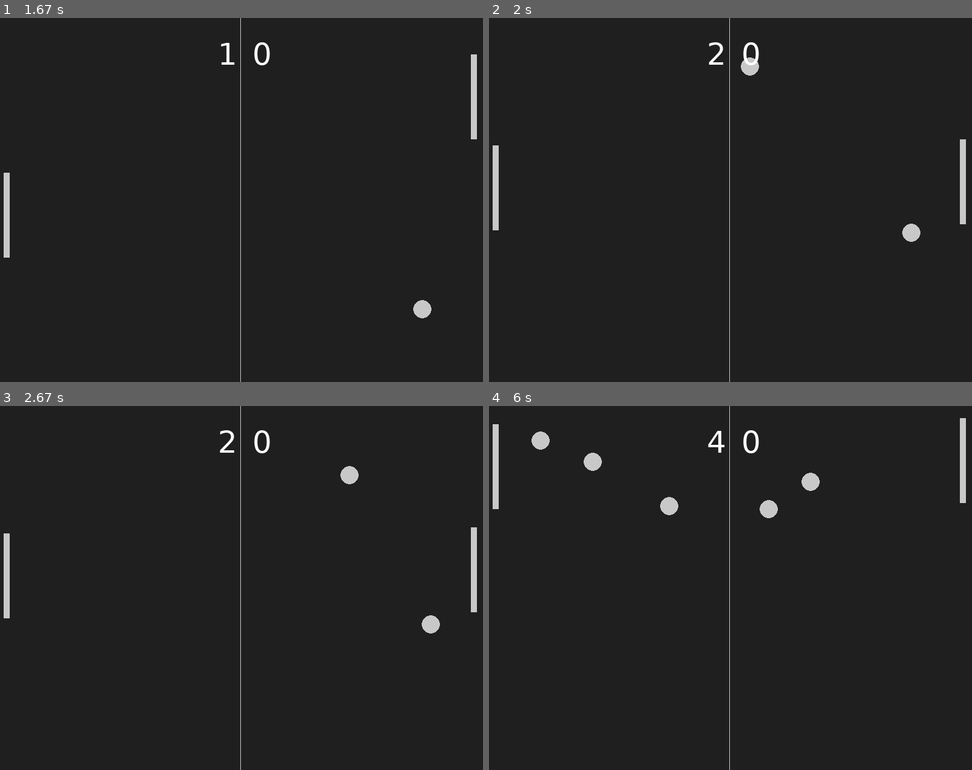
Above: before the commit, frames 1-4 (two rows, left to right).
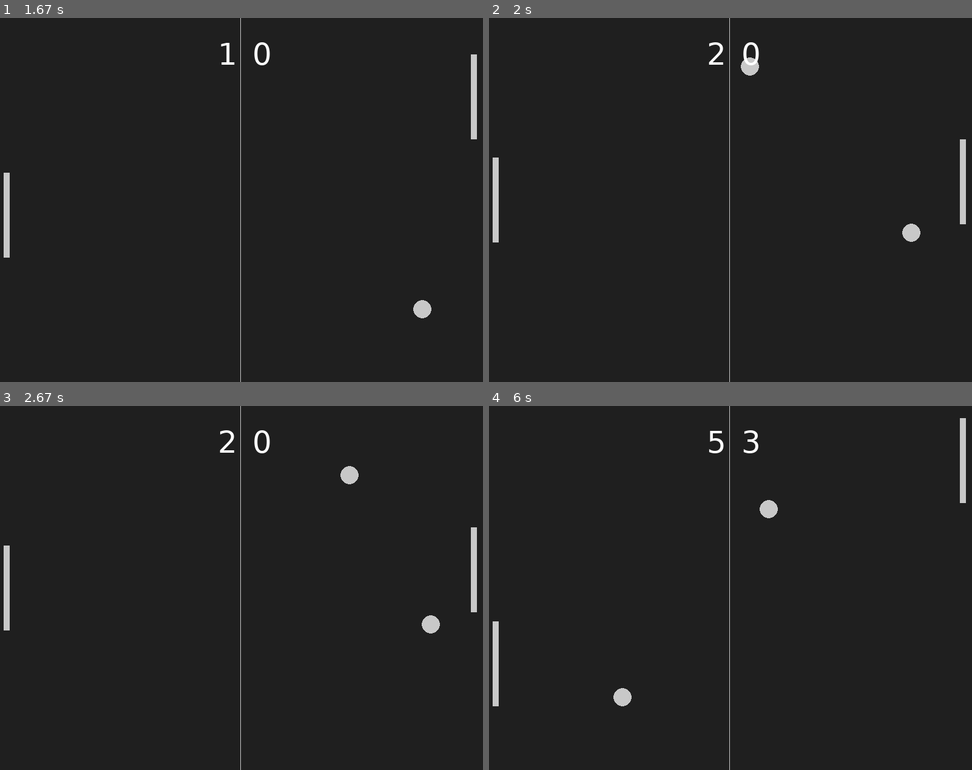
Above: after the commit, the same moments.

Repository: tagmeh/pygame_practice_pong
Game: pygame game, started from pygame_practice_pong/main.py
Same seed, same stepped clock (60 frames per second), same inputs: the game is played once before the commit and once after it.
Inputs:
- Up to frame 1 (1.67 s): hold Up 0.33-0.8 s; hold Down 0.83-1.13 s; hold Up 1.17-1.53 s; hold Down from 1.57 s (still down)
- Up to frame 2 (2 s): tap A at 1.72 s; release Down at 1.93 s; hold Up from 1.97 s (still down)
- Up to frame 3 (2.67 s): release Up at 2.27 s; hold Down 2.3-2.6 s; hold Up from 2.63 s (still down)
- Up to frame 4 (6 s): tap A at 2.78, 3.92, 5.05 s; release Up at 3 s; hold Down 3.03-3.4 s; hold Up 3.43-3.73 s; hold Down 3.77-4.07 s; hold Up 4.1-4.47 s; hold Down 4.5-4.87 s; hold Up 4.9-5.2 s; hold Down 5.23-5.53 s; hold Up 5.57-5.93 s; hold Down from 5.97 s (still down)

Frame 1 is identical in both runs. In frame 2, less than 0.1% of the frame differs, in the area x 0-3%, y 35-62%; in frame 3, less than 0.1%; in frame 4, 1.5%, in the area x 0-69%, y 5-83%.

Commit message:
0.1.6 - Fixed issue with Npc paddle speed scaling with wrong score. Also fixed issue about scaling speed, was exponential, now is linear.

Diff:
--- a/pygame_practice_pong/__init__.py
+++ b/pygame_practice_pong/__init__.py
@@ -1 +1 @@
-__version__ = "0.1.5"
+__version__ = "0.1.6"
--- a/pygame_practice_pong/lib/game_objects/ball.py
+++ b/pygame_practice_pong/lib/game_objects/ball.py
@@ -56,6 +56,7 @@
             else:
                 self.remove = True
             player.update_score()
+            opponent.update_speed(player=player)
 
         if self.right >= screen_width:
             if self.original:
@@ -64,6 +65,7 @@
             else:
                 self.remove = True
             opponent.update_score()
+
 
     def reset_position(self, screen_height: int) -> None:
         # 1, and screen_height - 1, are to keep the ball from bouncing between the walls and the outside boundary.
--- a/pygame_practice_pong/lib/game_objects/npc.py
+++ b/pygame_practice_pong/lib/game_objects/npc.py
@@ -2,7 +2,8 @@
 from typing import TYPE_CHECKING, List
 
 if TYPE_CHECKING:  # Prevent circular import errors
-    from pygame_practice_pong.lib.game_objects import Ball
+    from pygame_practice_pong.lib.game_objects.ball import Ball
+    from pygame_practice_pong.lib.game_objects.pc import Pc
 
 
 # Some differences between Npc and Pc, might pull out the similarities in a base_object,
@@ -25,18 +26,24 @@
         if self.bottom >= screen_height:
             self.bottom = screen_height
 
-    def _update_speed(self) -> None:
+    def update_speed(self, player: "Pc") -> None:
+        """
+        Updates the paddle speed by 1% of its current speed, per player score,
+        up to a pre-determined multiple of the self.starting_speed
+        May add options to switch between linear and exponential growth.
+        """
         # Allow the Npc paddle's speed to increase to a multiple of it's starting speed.
         if self.speed <= self.starting_speed * self.max_speed_multiplier:
-            self.speed *= 1 + int(self.score) / 100  # Exponentially increase speed, to a point.
-            # For linear speed growth: self.speed = self.starting_speed * (1 + int(self.score) / 100)
+            # self.speed *= 1 + int(player.score) / 100  # Exponentially increase speed, to a point.
+            # self.speed += self.starting_speed * (int(self.score) / 100)  # linear speed growth
+            self.speed += self.speed / 100
+        print(f"{self.speed=}")
 
     def ball_tracking(self, ball_list: List["Ball"], screen_width: int) -> None:
         """
         Tracks the nearest ball to the paddle.
         Has a "fog of war" handicap, where it can only respond to a ball's position, if it's left of the center line.
         """
-        self._update_speed()
         # in-place sort ball_list by how close the balls are to the opponent paddle.
         ball_list.sort(key=lambda _ball: _ball.x)  # Type List[Ball]
         nearest_ball = ball_list[0]  # First item should either be the OG ball, or the nearest ball.
@@ -45,12 +52,12 @@
         # Prevent opponent from reacting to the ball before it's in its court. "Fog of War"
         if self.fog_of_war:
             if nearest_ball.left > screen_width // 2:
-                return
-            else:
-                if self.top < nearest_ball.top:
-                    self.top += int(self.speed)  # int/float doesn't matter to pygame, but mypy complains.
-                if self.bottom > nearest_ball.bottom:
-                    self.bottom -= int(self.speed)  # int/float doesn't matter to pygame, but mypy complains.
+                return  # Ignore ball position when all balls are right of the center line.
+
+        if self.top < nearest_ball.top:
+            self.top += int(self.speed)  # int/float doesn't matter to pygame, but mypy complains.
+        if self.bottom > nearest_ball.bottom:
+            self.bottom -= int(self.speed)  # int/float doesn't matter to pygame, but mypy complains.
 
     def reset_score(self) -> None:
         self.score = "0"
